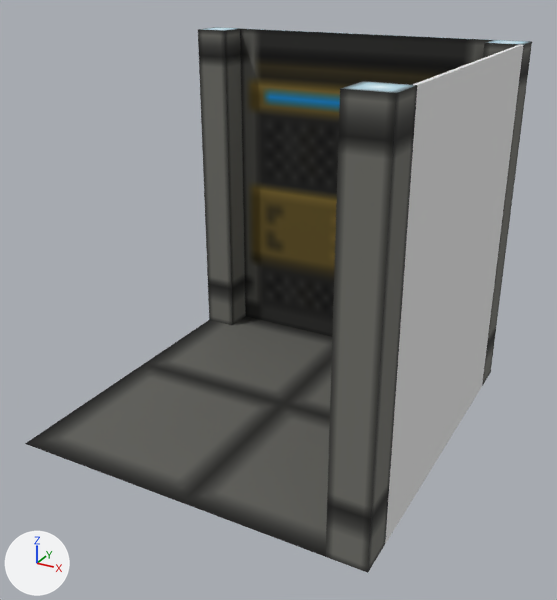
A saved change to the OBJ model Models/Walls/Wall1/SW.obj.
Both versions are drawn from a 50 mm camera at (1.9, -3.42, 1.39) aimed at (0.07, -0.1, -0.27). Arrows for +X, +Y and +Z are at lower left; the lights stay in place. The picture after the commit comes second. Where no turn or scale is listed for an object, it has been applied to the vertices.

Objects in the first picture: 'E', 'Floor', 'N', 'NE', 'NW', 'SE'.
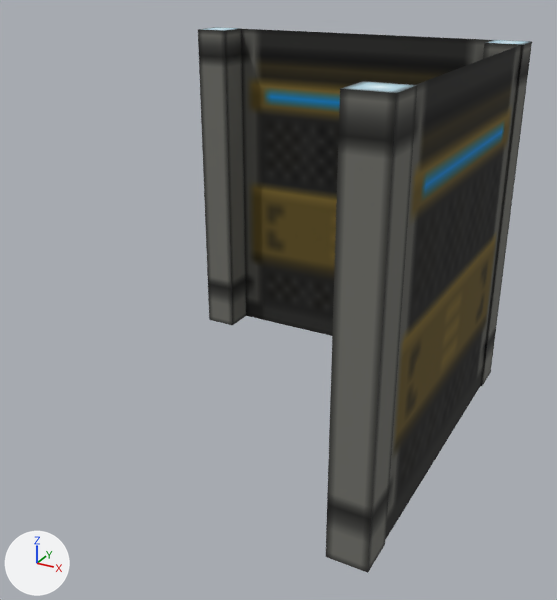
Edits to the bpy script that builds the scene:
```text
Change me_e:
    used by ob_e; location = (0.0, 0.0, 0.0)
    verts and faces of me_e; kept vertices keep their numbers, new ones are numbered from 8
    before: 0 (0.98, -0.8, -1.0), 1 (0.98, -0.8, 1.0) at pixel (411, 84), 2 (0.98, 0.8, 1.0) at pixel (519, 44), 3 (0.98, 0.8, -1.0), 4 (1.0, 0.8, 1.0) at pixel (523, 44)
    before: 5 (1.0, 0.8, -1.0) at pixel (482, 386), 6 (1.0, -0.8, 1.0) at pixel (417, 85), 7 (1.0, -0.8, -1.0) at pixel (385, 544)
    remove me_e.from_pydata(...)  # 8 vertices, 6 faces; spans x 0.98..1.0, y -0.8..0.8, z -1.0..1.0
    add me_e.from_pydata(...)  # 4 vertices, 1 face; spans x 0.99, y -0.8..0.8, z -1.0..1.0
    me_e part 1
    add delete_vertices([*range(0, 8)])  # with the faces that use them
    add verts[8] = (0.99, -0.8, -1.0)
    add verts[9] = (0.99, -0.8, 1.0)  # pixel (414, 84)
    add verts[10] = (0.99, 0.8, 1.0)  # pixel (521, 44)
    add verts[11] = (0.99, 0.8, -1.0)  # pixel (480, 386)
    add faces += [(8, 9, 10, 11)]
    remove me_e.materials.append(mat_none)  # white #e7e7e7
Remove ob_floor:
    ob_floor = bpy.data.objects.new('Floor', me_floor)
    ob_floor.location = (0.0, 0.0, 0.0)
```

Pixel boxes [x1, y1, x2, y2] of what changed, in the pictures (557 x 600 px):
'Floor', deleted
    before: [25, 316, 332, 557]
'E', reshaped
    before: [385, 45, 523, 544]
    after: [386, 45, 521, 538]
